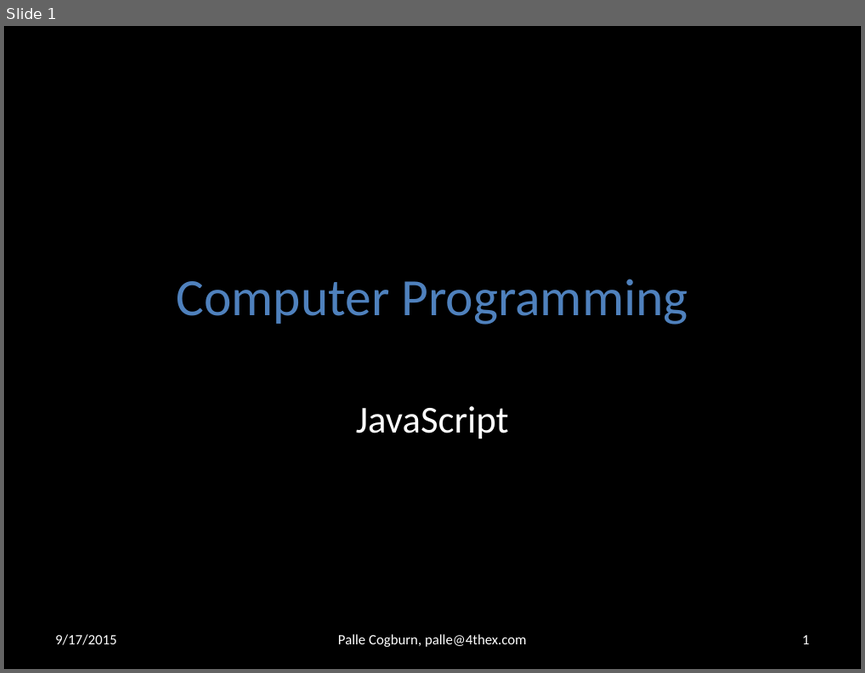
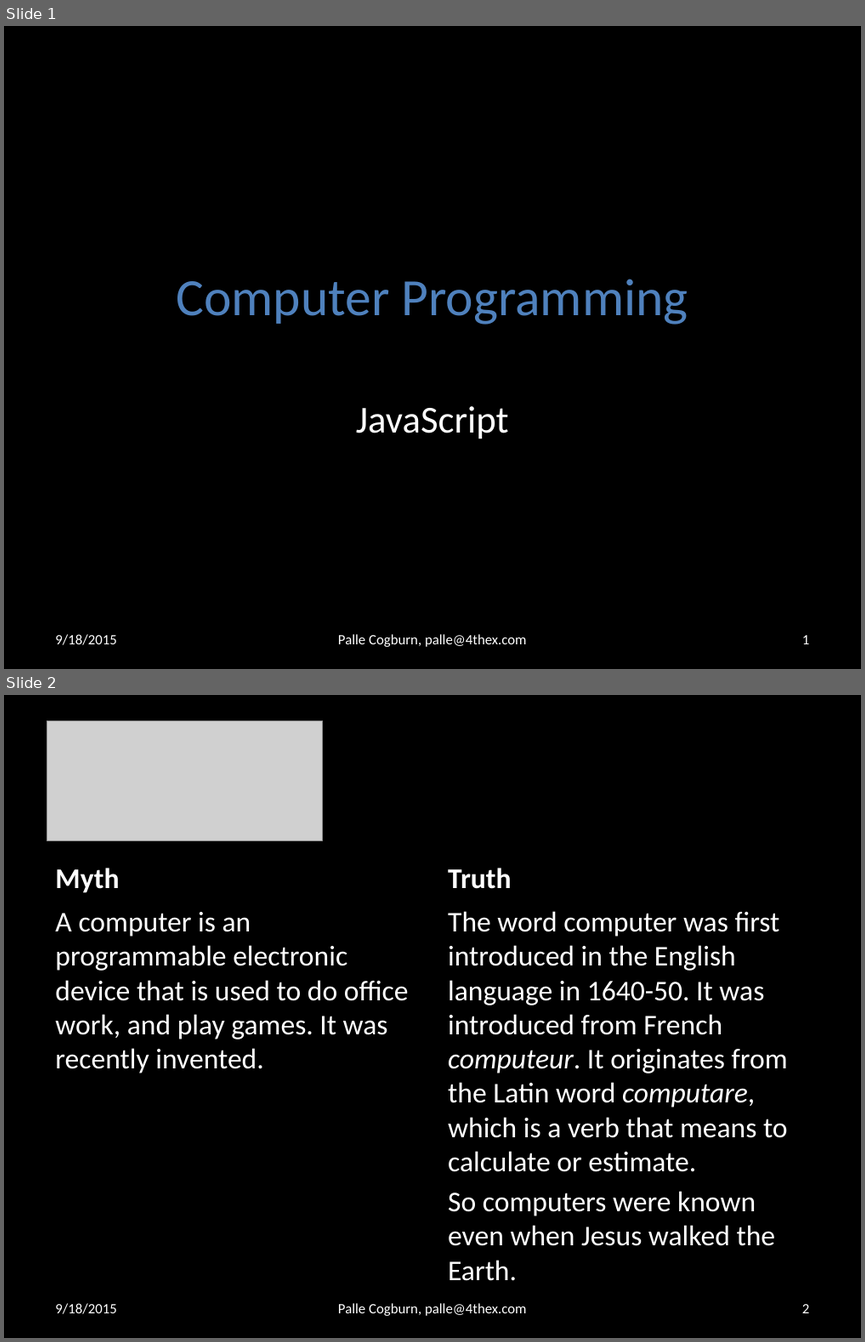
Before and after one commit to 4thex/JSRobot, a slide deck: doc/Computer Programming 1.pptx. Shown one above the other, each under a label of ours: slide 1 before the commit, slides 1 and 2 after it. The pictures are 865x673 and 865x1342 pixels, drawn with LibreOffice and Linux fonts; fonts in the diff are those of the drawing; grey boxes stand for pictures; background and template pictures are left out. Boxes give left, top, right and bottom in pixels: in the first picture for what was removed or moved away, otherwise in the second. Text is boxed around its words. In the diff, an @@ line names an element or a change of style, - is before the commit and + after.

```diff
--- a/doc/Computer Programming 1.pptx
+++ b/doc/Computer Programming 1.pptx
@@ slide 2 added at (x1=4, y1=695, x2=861, y2=1338), background #000000 @@
@@ picture added at (x1=46, y1=721, x2=323, y2=840) @@
@@ text added at (x1=55, y1=868, x2=119, y2=893), 24 pt, text #FFFFFF, bold @@
+Myth
@@ text added at (x1=448, y1=868, x2=511, y2=889), 24 pt, text #FFFFFF, bold @@
+Truth
@@ text added at (x1=55, y1=912, x2=409, y2=1073), 24 pt, text #FFFFFF @@
+A computer is an programmable electronic device that is used to do office work, and play games. It was recently invented.
@@ text added at (x1=448, y1=911, x2=788, y2=1281), 24 pt, text #FFFFFF @@
+The word computer was first introduced in the English language in 1640-50. It was introduced from French computeur. It originates from the Latin word computare, which is a verb that means to calculate or estimate.
+So computers were known even when Jesus walked the Earth.
@@ text added at (x1=55, y1=1303, x2=116, y2=1314), 12 pt, text #FFFFFF @@
+9/18/2015
@@ text added at (x1=338, y1=1303, x2=527, y2=1315), 12 pt, text #FFFFFF @@
+Palle Cogburn, palle@4thex.com
@@ page number added at (x1=802, y1=1304, x2=809, y2=1313), 12 pt, text #FFFFFF @@
+2
@@ slide 1 changed as well @@
@@ text at (x1=55, y1=634, x2=116, y2=645): text changed @@
-9/17/2015
+9/18/2015
```
Also in this commit, not shown: 17 other slides changed, 2 other slides added.
